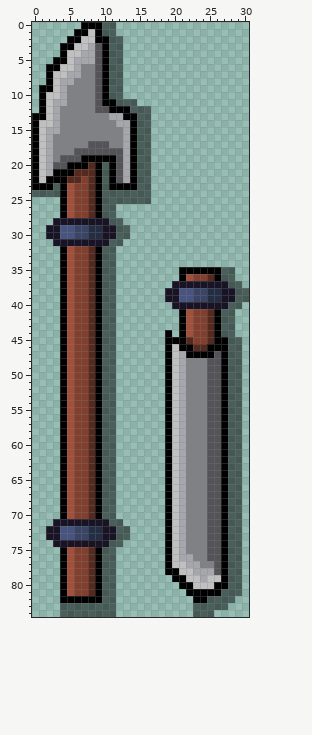
Sprite sheet: Assets/Art/1. Farm/Armas2.png. The picture above is the old version.
The file is 31x85 pixels.
Now the later version:
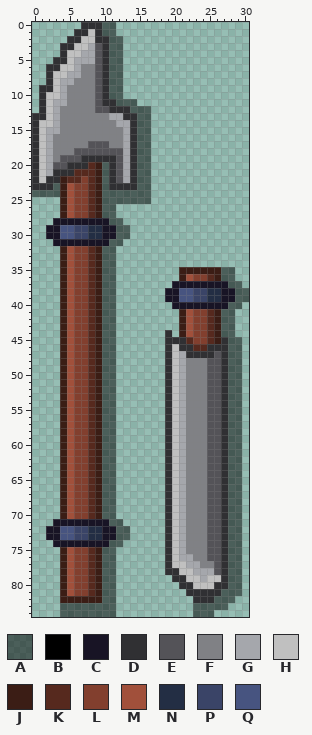
Palette (. is transparent): A #00000080  B #000000  C #181425  D #303033  E #545358  F #808185  G #a5a7ac  H #c0c0c0  J #3b1d15  K #56291e  L #823f2e  M #a1503b  N #232e44  P #3a4467  Q #475480
Change:
@@ x 0..16 @@
- 0 .......BBBAA.....
- 1 ......BBHBAA.....
- 2 .....BBHHBBAA....
- 3 ....BBHHGEBAA....
- 4 ....BHHGGEBAA....
- 5 ...BBHGGGEBAA....
- 6 ..BBHHGFFEBAA....
- 7 ..BHHGGFFEBAA....
- 8 ..BHGGFFFEBAA....
- 9 .BBHGFFFFEBAA....
-10 .BHHGFFFFEBAA....
-11 .BHGGFFFFEBBAAA..
-12 .BHGFFFFFEEBBBAAA
-13 BBHGFFFFFFFGGBBAA
-14 BHHGFFFFFFFFGGBAA
-15 BHGGFFFFFFFFFGBAA
-16 BHGFFFFFFFFFFGBAA
-17 BHGFFFFFEEEFFGBAA
-18 BHGFFFEEEEEEEGBAA
-19 BHGFEEEBBBBBEGBAA
-20 BHGEEBBBKBABEGBAA
-21 BHGBBBKKKBABEGBAA
-22 BHBBBKKLKBABEGBAA
-23 BBBABMLLKBABBBBAA
-24 AAAABMLLKBAAAAAAA
-25 ....BMLLKBAAAAAAA
-26 ....BMLLKBAA.....
-27 ....BMLLKBAA.....
+ 0 .......DDDAA.....
+ 1 ......DDHDAA.....
+ 2 .....DDHHDDAA....
+ 3 ....DDHHGEDAA....
+ 4 ....DHHGGEDAA....
+ 5 ...DDHGGGEDAA....
+ 6 ..DDHHGFFEDAA....
+ 7 ..DHHGGFFEDAA....
+ 8 ..DHGGFFFEDAA....
+ 9 .DDHGFFFFEDAA....
+10 .DHHGFFFFEDAA....
+11 .DHGGFFFFEDDAAA..
+12 .DHGFFFFFEEDDDAAA
+13 DDHGFFFFFFFGGDDAA
+14 DHHGFFFFFFFFGGDAA
+15 DHGGFFFFFFFFFGDAA
+16 DHGFFFFFFFFFFGDAA
+17 DHGFFFFFEEEFFGDAA
+18 DHGFFFEEEEEEEGDAA
+19 DHGFEEEDDDDDEGDAA
+20 DHGEEDDDKJADEGDAA
+21 DHGDDDKKKJADEGDAA
+22 DHDDJKKLKJADEGDAA
+23 DDDAJMLLKJADDDDAA
+24 AAAAJMLLKJAAAAAAA
+25 ....JMLLKJAAAAAAA
+26 ....JMLLKJAA.....
+27 ....JMLLKJAA.....
 28 ...CCCCCCCCAA....
@@ x 0..30 @@
 31 ...CCCCCCCCAA..................
-32 ....BMLLKBAA...................
-33 ....BMLLKBAA...................
-34 ....BMLLKBAA...................
-35 ....BMLLKBAA.........BBBBBBAA..
-36 ....BMLLKBAA.........BMLLKBAA..
-37 ....BMLLKBAA........CCCCCCCCAA.
-38 ....BMLLKBAA.......CCQQPPNNCCAA
-39 ....BMLLKBAA.......CCQQPPNNCCAA
-40 ....BMLLKBAA........CCCCCCCCAA.
-41 ....BMLLKBAA.........BMLLKBAA..
-42 ....BMLLKBAA.........BMLLKBAA..
-43 ....BMLLKBAA.........BMLLKBAA..
-44 ....BMLLKBAA.......B.BMLLKBAA..
-45 ....BMLLKBAA.......BBBKLLKBBAA.
-46 ....BMLLKBAA.......BHBBKKBBBAA.
-47 ....BMLLKBAA.......BHGBBBBEBAA.
-48 ....BMLLKBAA.......BHGFFFEEBAA.
-49 ....BMLLKBAA.......BHGFFFEEBAA.
-50 ....BMLLKBAA.......BHGFFFEEBAA.
-51 ....BMLLKBAA.......BHGFFFEEBAA.
-52 ....BMLLKBAA.......BHGFFFEEBAA.
-53 ....BMLLKBAA.......BHGFFFEEBAA.
-54 ....BMLLKBAA.......BHGFFFEEBAA.
-55 ....BMLLKBAA.......BHGFFFEEBAA.
-56 ....BMLLKBAA.......BHGFFFEEBAA.
-57 ....BMLLKBAA.......BHGFFFEEBAA.
-58 ....BMLLKBAA.......BHGFFFEEBAA.
-59 ....BMLLKBAA.......BHGFFFEEBAA.
-60 ....BMLLKBAA.......BHGFFFEEBAA.
-61 ....BMLLKBAA.......BHGFFFEEBAA.
-62 ....BMLLKBAA.......BHGFFFEEBAA.
-63 ....BMLLKBAA.......BHGFFFEEBAA.
-64 ....BMLLKBAA.......BHGFFFEEBAA.
-65 ....BMLLKBAA.......BHGFFFEEBAA.
-66 ....BMLLKBAA.......BHGFFFEEBAA.
-67 ....BMLLKBAA.......BHGFFFEEBAA.
-68 ....BMLLKBAA.......BHGFFFEEBAA.
-69 ....BMLLKBAA.......BHGFFFEEBAA.
-70 ....BMLLKBAA.......BHGFFFEEBAA.
-71 ...CCCCCCCCAA......BHGFFFEEBAA.
-72 ..CCQQPPNNCCAA.....BHGFFFEEBAA.
-73 ..CCQQPPNNCCAA.....BHGFFFEEBAA.
-74 ...CCCCCCCCAA......BHGFFFEEBAA.
-75 ....BMLLKBAA.......BHGFFFEEBAA.
-76 ....BMLLKBAA.......BHGGFFEEBAA.
-77 ....BMLLKBAA.......BHHGGFFEBAA.
-78 ....BMLLKBAA.......BBHHGGGEBAA.
-79 ....BMLLKBAA........BBHHGHHBAA.
-80 ....BMLLKBAA.........BBHHHBBAA.
-81 ....BMLLKBAA..........BBBBBAAA.
-82 ....BBBBBBAA...........BBAAAA..
+32 ....JMLLKJAA...................
+33 ....JMLLKJAA...................
+34 ....JMLLKJAA...................
+35 ....JMLLKJAA.........JJJJJJAA..
+36 ....JMLLKJAA.........JMLLKJAA..
+37 ....JMLLKJAA........CCCCCCCCAA.
+38 ....JMLLKJAA.......CCQQPPNNCCAA
+39 ....JMLLKJAA.......CCQQPPNNCCAA
+40 ....JMLLKJAA........CCCCCCCCAA.
+41 ....JMLLKJAA.........JMLLKJAA..
+42 ....JMLLKJAA.........JMLLKJAA..
+43 ....JMLLKJAA.........JMLLKJAA..
+44 ....JMLLKJAA.......D.JMLLKJAA..
+45 ....JMLLKJAA.......DDDKLLKJDAA.
+46 ....JMLLKJAA.......DHDDKKDDDAA.
+47 ....JMLLKJAA.......DHGDDDDEDAA.
+48 ....JMLLKJAA.......DHGFFFEEDAA.
+49 ....JMLLKJAA.......DHGFFFEEDAA.
+50 ....JMLLKJAA.......DHGFFFEEDAA.
+51 ....JMLLKJAA.......DHGFFFEEDAA.
+52 ....JMLLKJAA.......DHGFFFEEDAA.
+53 ....JMLLKJAA.......DHGFFFEEDAA.
+54 ....JMLLKJAA.......DHGFFFEEDAA.
+55 ....JMLLKJAA.......DHGFFFEEDAA.
+56 ....JMLLKJAA.......DHGFFFEEDAA.
+57 ....JMLLKJAA.......DHGFFFEEDAA.
+58 ....JMLLKJAA.......DHGFFFEEDAA.
+59 ....JMLLKJAA.......DHGFFFEEDAA.
+60 ....JMLLKJAA.......DHGFFFEEDAA.
+61 ....JMLLKJAA.......DHGFFFEEDAA.
+62 ....JMLLKJAA.......DHGFFFEEDAA.
+63 ....JMLLKJAA.......DHGFFFEEDAA.
+64 ....JMLLKJAA.......DHGFFFEEDAA.
+65 ....JMLLKJAA.......DHGFFFEEDAA.
+66 ....JMLLKJAA.......DHGFFFEEDAA.
+67 ....JMLLKJAA.......DHGFFFEEDAA.
+68 ....JMLLKJAA.......DHGFFFEEDAA.
+69 ....JMLLKJAA.......DHGFFFEEDAA.
+70 ....JMLLKJAA.......DHGFFFEEDAA.
+71 ...CCCCCCCCAA......DHGFFFEEDAA.
+72 ..CCQQPPNNCCAA.....DHGFFFEEDAA.
+73 ..CCQQPPNNCCAA.....DHGFFFEEDAA.
+74 ...CCCCCCCCAA......DHGFFFEEDAA.
+75 ....JMLLKJAA.......DHGFFFEEDAA.
+76 ....JMLLKJAA.......DHGGFFEEDAA.
+77 ....JMLLKJAA.......DHHGGFFEDAA.
+78 ....JMLLKJAA.......DDHHGGGEDAA.
+79 ....JMLLKJAA........DDHHGHHDAA.
+80 ....JMLLKJAA.........DDHHHDDAA.
+81 ....JMLLKJAA..........DDDDDAAA.
+82 ....JJJJJJAA...........DDDAAA..
 83 ....AAAAAAAA...........AAAAA...
